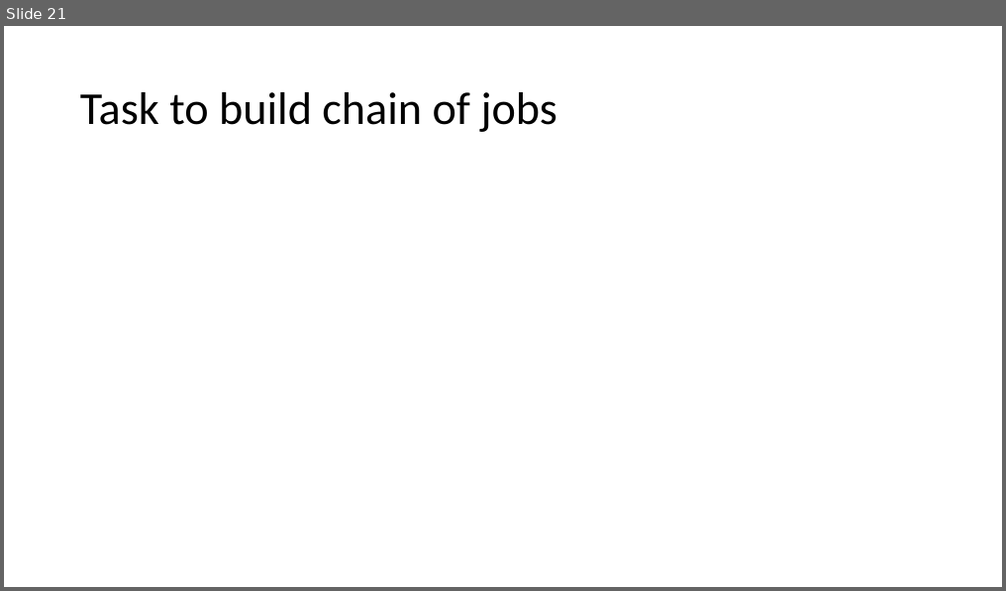
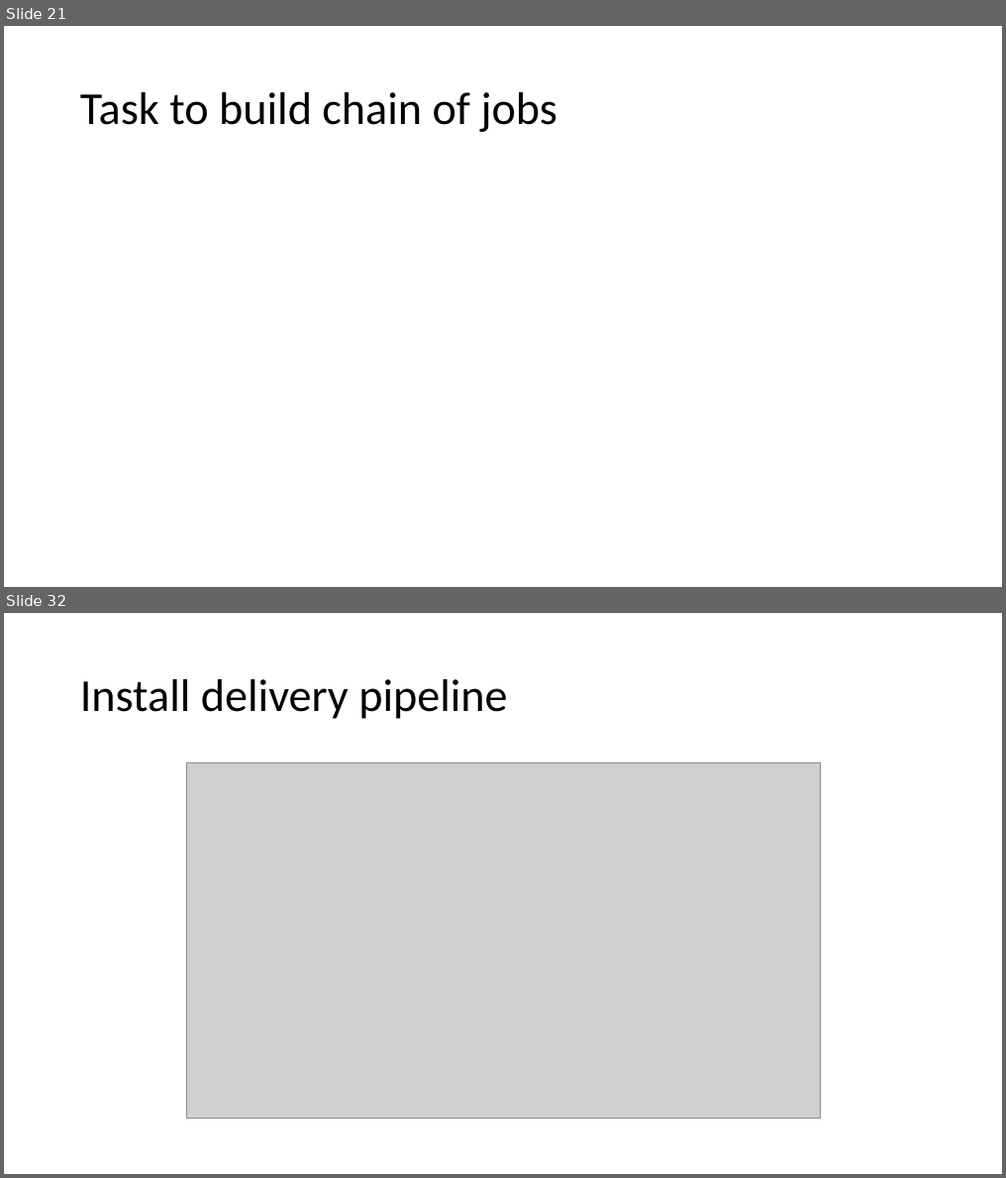
Before and after one commit to ehpvvuser/local, a slide deck: Jenkins.pptx. Shown one above the other, each under a label of ours: slide 21 before the commit, slides 21 and 32 after it; the slides between them are not shown. The pictures are 1006x591 and 1006x1178 pixels, drawn with LibreOffice and Linux fonts; fonts in the diff are those of the drawing; grey boxes stand for pictures. Boxes give left, top, right and bottom in pixels: in the first picture for what was removed or moved away, otherwise in the second. Text is boxed around its words. In the diff, an @@ line names an element or a change of style, - is before the commit and + after.

```diff
--- a/Jenkins.pptx
+++ b/Jenkins.pptx
@@ slide 32 added at [4, 613, 1002, 1174], background #FFFFFF @@
@@ title added at [80, 679, 507, 719], 44 pt, text #000000 @@
+Install delivery pipeline
@@ picture added at [186, 762, 819, 1119] @@
```
Also in this commit, not shown: 24 other slides added, 1 other file.
